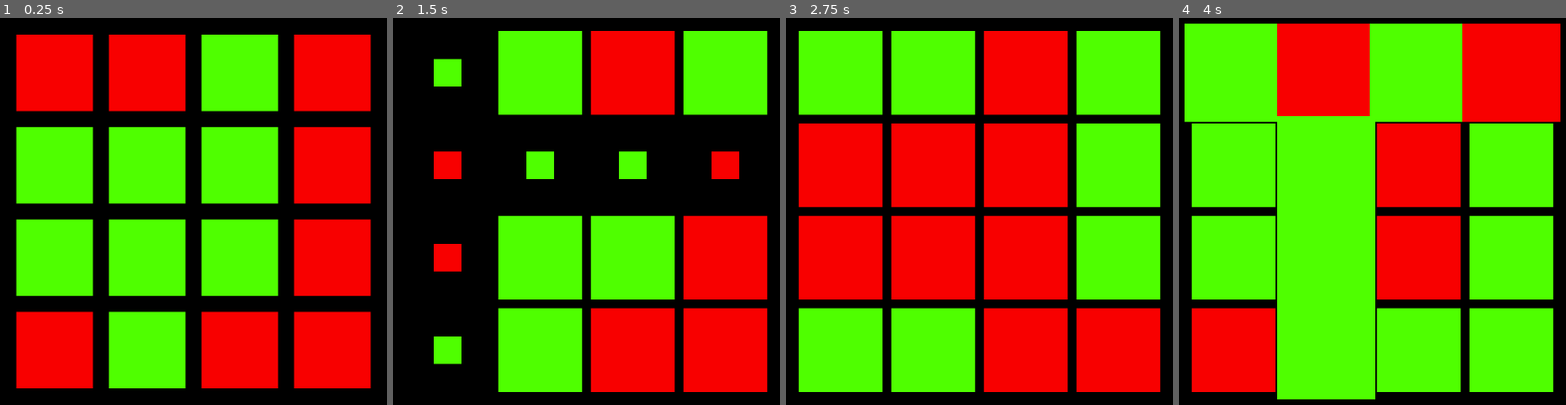
Above: before the commit, frames 1-4 (left to right).
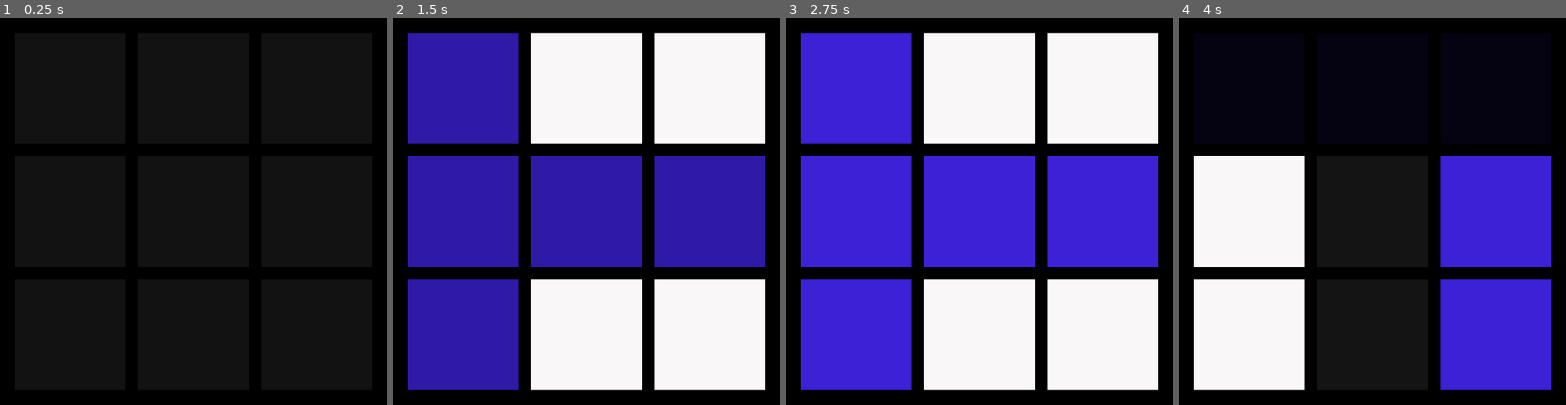
Above: after the commit, the same moments.

Repository: Prakkkmak/UniColor-2
Game: Godot game, scene res://main_scenes/game.tscn
Two runs of this game, one before a commit and one after it. Both use one fixed random seed, a clock stepped at 60 frames per second and the inputs below.
Inputs (mouse positions are in pixels of both pictures, inside the frame that each line leads up to):
- Up to frame 1 (0.25 s): no input
- Up to frame 2 (1.5 s): move the mouse to (447, 72) at 0.52 s; click (447, 72) at 0.67 s; move the mouse to (447, 165) at 1.27 s; click (447, 165) at 1.42 s
- Up to frame 3 (2.75 s): move the mouse to (840, 257) at 2.02 s; click (840, 257) at 2.17 s
- Up to frame 4 (4 s): move the mouse to (1233, 350) at 2.77 s; click (1233, 350) at 2.92 s; move the mouse to (1326, 72) at 3.52 s; click (1326, 72) at 3.67 s

The runs differ from the first frame. In frame 1, 64% of the frame differs, in the area x 4-96%, y 4-96%; in frame 2, 82%; in frame 3, 87%; in frame 4, 89%, in the area x 1-99%, y 1-99%.

Commit message:
Nouveau theme

Diff:
--- a/main_scenes/game.gd
+++ b/main_scenes/game.gd
@@ -4,15 +4,21 @@
 export(int) var grid_size : int = 5 #Size of the grid
 export(int) var randomize_strength = 100 #Number of tiles the grid is shuffled
 export(int) var difficulty = 2
-export(bool) var is_preview = false
 
-var tile_size = 1
+var tile_size = 512
 
 const grid = []
 
 func _ready():
 	tile_size = tile_scene.instance().get_node("Sprite").texture.get_size().x
 	generate_grid(grid_size, grid_size)
+
+func _on_tile_clicked(x: int, y: int):
+	for i in range(grid_size):
+		for j in range(grid_size):
+			if(i == x || j == y):
+				grid[i][j].next_state()
+				check_victory()
 
 func generate_grid(size_x : int, size_y : int):
 	for x in range(size_x):
@@ -45,8 +51,12 @@
 	tile.max_states = difficulty
 	return tile
 
-func _on_tile_clicked(x: int, y: int):
+
+
+func check_victory():
+	var last_state = grid[0][0].state
 	for i in range(grid_size):
 		for j in range(grid_size):
-			if(i == x || j == y):
-				grid[i][j].next_state()
+			if(grid[i][j].state != last_state):
+				return
+	print("VICTORY")
--- a/main_scenes/game.tscn
+++ b/main_scenes/game.tscn
@@ -1,10 +1,12 @@
-[gd_scene load_steps=2 format=2]
+[gd_scene load_steps=3 format=2]
 
 [ext_resource path="res://main_scenes/game.gd" type="Script" id=1]
+[ext_resource path="res://tile/themes/neon/tile.tscn" type="PackedScene" id=2]
 
 [node name="Game" type="Node2D"]
 script = ExtResource( 1 )
-grid_size = 4
+tile_scene = ExtResource( 2 )
+grid_size = 3
 randomize_strength = 10
 
 [node name="Camera2D" type="Camera2D" parent="."]
--- a/main_scenes/game_preview.gd
+++ b/main_scenes/game_preview.gd
@@ -1,7 +1,7 @@
 extends "res://main_scenes/game.gd"
 
-export(float) var tick_rate = 0.5
-export(int) var chance_to_play = 0.33
+export(float) var tick_rate : float = 0.5
+export(float) var chance_to_play : float = 0.33
 
 var t = 0
 var last_sec = 0
@@ -9,8 +9,7 @@
 func _process(delta):
 	t += delta
 	if( t > last_sec):
-		if(is_preview):
-			preview()
+		preview()
 		last_sec += tick_rate
 
 func preview():
--- /dev/null
+++ b/main_scenes/game_preview.tscn
@@ -0,0 +1,9 @@
+[gd_scene load_steps=3 format=2]
+
+[ext_resource path="res://main_scenes/game.tscn" type="PackedScene" id=1]
+[ext_resource path="res://main_scenes/game_preview.gd" type="Script" id=2]
+
+[node name="Game" instance=ExtResource( 1 )]
+script = ExtResource( 2 )
+grid_size = 5
+randomize_strength = 100
--- a/menu/menu.tscn
+++ b/menu/menu.tscn
@@ -1,13 +1,12 @@
-[gd_scene load_steps=2 format=2]
+[gd_scene load_steps=3 format=2]
 
-[ext_resource path="res://main_scenes/game.tscn" type="PackedScene" id=1]
+[ext_resource path="res://main_scenes/game_preview.tscn" type="PackedScene" id=1]
+[ext_resource path="res://tile/tile.tscn" type="PackedScene" id=2]
 
 [node name="Node2D" type="Node2D"]
 
 [node name="Game" parent="." instance=ExtResource( 1 )]
-position = Vector2( 204, -1 )
-randomize_strength = 0
-is_preview = true
+tile_scene = ExtResource( 2 )
 
 [node name="CanvasLayer" type="CanvasLayer" parent="."]
 
--- a/project.godot
+++ b/project.godot
@@ -13,15 +13,9 @@
 "class": "Tile",
 "language": "GDScript",
 "path": "res://tile/tile.gd"
-}, {
-"base": "Resource",
-"class": "TileTheme",
-"language": "GDScript",
-"path": "res://theme/theme.gd"
 } ]
 _global_script_class_icons={
-"Tile": "",
-"TileTheme": ""
+"Tile": ""
 }
 
 [application]
--- a/theme/theme.gd
+++ /dev/null
@@ -1,7 +0,0 @@
-extends Resource
-
-class_name TileTheme
-
-export(int) var tile_size : int = 512
-export(int) var max_state : int = 2
-export(Array, Color) var colors : Array = []
--- a/theme/theme.tscn
+++ /dev/null
@@ -1,12 +0,0 @@
-[gd_scene load_steps=3 format=2]
-
-[ext_resource path="res://theme/theme.gd" type="Script" id=1]
-[ext_resource path="res://theme/themeswap.tres" type="Animation" id=2]
-
-[node name="Theme" type="Node"]
-script = ExtResource( 1 )
-max_state = 3
-colors = [ Color( 0, 0.133333, 1, 1 ), Color( 1, 0, 0, 1 ), Color( 0.976471, 0.941176, 0.027451, 1 ) ]
-
-[node name="AnimationPlayer" type="AnimationPlayer" parent="."]
-anims/swap = ExtResource( 2 )
--- a/theme/themeswap.tres
+++ /dev/null
@@ -1,31 +0,0 @@
-[gd_resource type="Animation" format=2]
-
-[resource]
-resource_name = "swap"
-length = 0.5
-tracks/0/type = "value"
-tracks/0/path = NodePath("../Sprite:scale")
-tracks/0/interp = 1
-tracks/0/loop_wrap = true
-tracks/0/imported = false
-tracks/0/enabled = true
-tracks/0/keys = {
-"times": PoolRealArray( 0, 0.2, 0.4, 0.5 ),
-"transitions": PoolRealArray( 1, 1, 1, 1 ),
-"update": 0,
-"values": [ Vector2( 0.9, 0.9 ), Vector2( 1e-05, 1e-05 ), Vector2( 1, 1 ), Vector2( 0.9, 0.9 ) ]
-}
-tracks/1/type = "method"
-tracks/1/path = NodePath("..")
-tracks/1/interp = 1
-tracks/1/loop_wrap = true
-tracks/1/imported = false
-tracks/1/enabled = true
-tracks/1/keys = {
-"times": PoolRealArray( 0.2 ),
-"transitions": PoolRealArray( 1 ),
-"values": [ {
-"args": [  ],
-"method": "set_state_properties"
-} ]
-}
--- /dev/null
+++ b/tile/themes/neon/tile.tscn
@@ -0,0 +1,43 @@
+[gd_scene load_steps=3 format=2]
+
+[ext_resource path="res://tile/tile.tscn" type="PackedScene" id=1]
+
+[sub_resource type="Animation" id=1]
+resource_name = "swap_neon"
+length = 0.5
+tracks/0/type = "method"
+tracks/0/path = NodePath(".")
+tracks/0/interp = 1
+tracks/0/loop_wrap = true
+tracks/0/imported = false
+tracks/0/enabled = true
+tracks/0/keys = {
+"times": PoolRealArray( 0.3 ),
+"transitions": PoolRealArray( 1 ),
+"values": [ {
+"args": [  ],
+"method": "set_state_properties"
+} ]
+}
+tracks/1/type = "value"
+tracks/1/path = NodePath(".:modulate")
+tracks/1/interp = 1
+tracks/1/loop_wrap = true
+tracks/1/imported = false
+tracks/1/enabled = true
+tracks/1/keys = {
+"times": PoolRealArray( 0, 0.3, 0.5 ),
+"transitions": PoolRealArray( 1, 1, 1 ),
+"update": 0,
+"values": [ Color( 1, 1, 1, 1 ), Color( 1, 1, 1, 0 ), Color( 1, 1, 1, 1 ) ]
+}
+
+[node name="Tile" instance=ExtResource( 1 )]
+states = [ Color( 0.239216, 0.133333, 0.843137, 1 ), Color( 0.984314, 0.972549, 0.980392, 1 ), Color( 0.960784, 0.0509804, 0.862745, 1 ), Color( 0.996078, 0.0313726, 0.00784314, 1 ) ]
+anim = "swap_neon"
+
+[node name="Sprite" parent="." index="0"]
+modulate = Color( 0.988235, 0.988235, 0.996078, 0.439216 )
+
+[node name="AnimationPlayer" parent="." index="3"]
+anims/swap_neon = SubResource( 1 )
--- a/tile/tile.gd
+++ b/tile/tile.gd
@@ -6,6 +6,7 @@
 
 export(Array, Color) var states : Array = []
 export(int) var max_states : int = 2
+export(String) var anim : String = "swap"
 
 var state = 0
 
@@ -23,7 +24,7 @@
 func next_state():
 	next_state_index()
 	$AnimationPlayer.stop()
-	$AnimationPlayer.play("swap")
+	$AnimationPlayer.play(anim)
 
 func set_state_properties():
 	$Sprite.modulate = states[state]
--- a/tile/tile.tscn
+++ b/tile/tile.tscn
@@ -39,7 +39,7 @@
 
 [node name="Tile" type="Area2D"]
 script = ExtResource( 1 )
-states = [ Color( 0.976471, 0, 0, 1 ), Color( 0.313726, 1, 0, 1 ), Color( 0.00784314, 0, 1, 1 ), Color( 0.0980392, 0.0705882, 0.054902, 1 ) ]
+states = [ Color( 0.976471, 0, 0, 1 ), Color( 0.313726, 1, 0, 1 ), Color( 0.00784314, 0, 1, 1 ), Color( 0.996078, 0.0117647, 0.866667, 1 ) ]
 max_states = 4
 
 [node name="Sprite" type="Sprite" parent="."]
